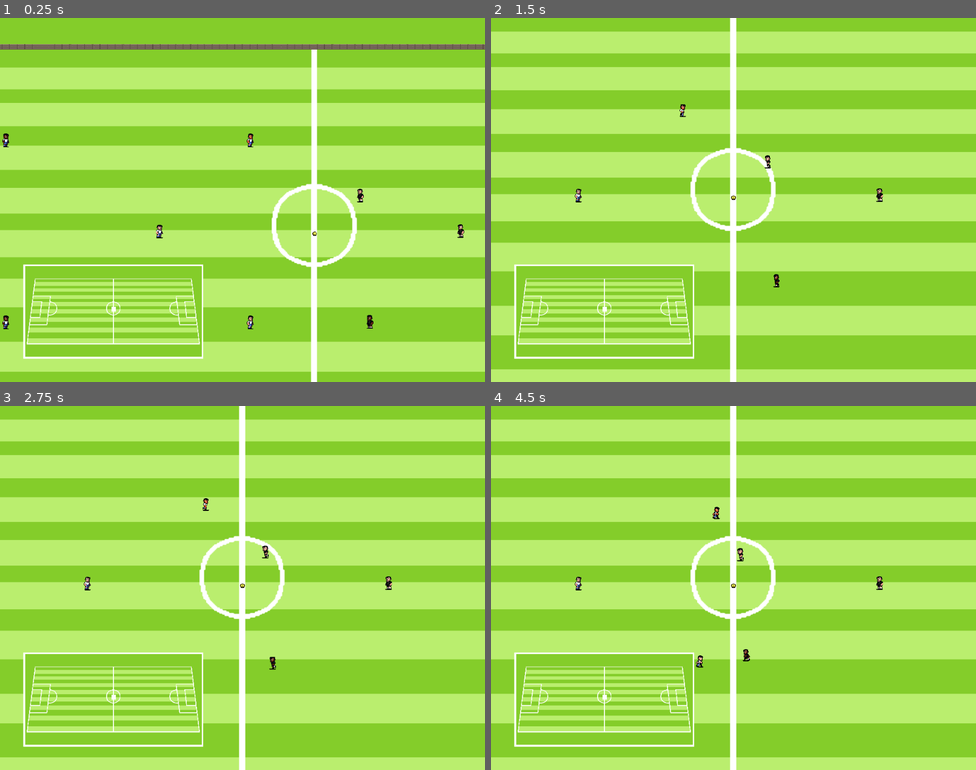
Above: before the commit, frames 1-4 (two rows, left to right).
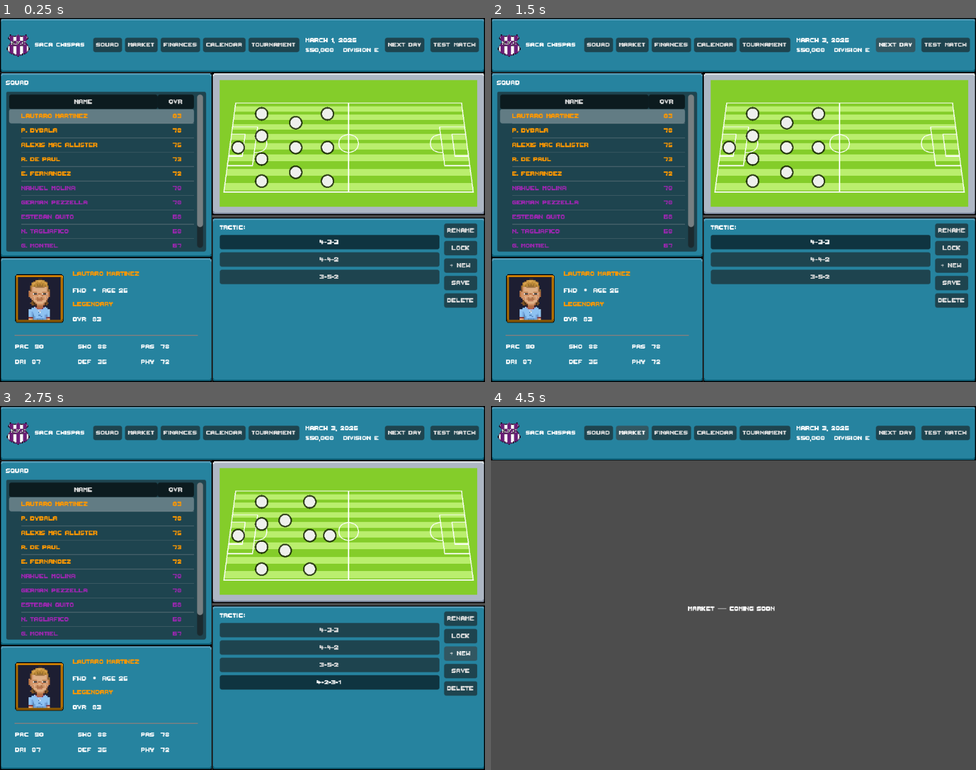
Above: after the commit, the same moments.

Repository: redwarewolf/fafa-simulator
Game: Godot game, scene res://scenes/hub/hub.tscn
Two runs of this game, one before a commit and one after it. Both use one fixed random seed, a clock stepped at 60 frames per second and the inputs below. Before the commit the project starts from res://scenes/world/world.tscn.
Inputs (mouse positions are in pixels of both pictures, inside the frame that each line leads up to):
- Up to frame 1 (0.25 s): no input
- Up to frame 2 (1.5 s): click (893, 43) at 0.5 s, where only the run after the commit has a clickable "Next Day"; click (893, 43) at 1.25 s, where only the run after the commit has a clickable "Next Day"
- Up to frame 3 (2.75 s): click (460, 653) at 2 s, where only the run after the commit has a clickable "+ New"
- Up to frame 4 (4.5 s): click (951, 653) at 2.75 s, where only the run after the commit has a clickable "+ New"; click (597, 431) at 3.5 s, where only the run after the commit has a clickable "Squad"; click (631, 431) at 4.25 s, where only the run after the commit has a clickable "Market"

The runs differ from the first frame. In frame 1, 93% of the frame differs, in the area x 0-100%, y 0-100%; in frame 2, 93%; in frame 3, 93%; in frame 4, 100%.
Error before the commit: Invalid access to property or key 'global_position' on a base object of type 'null instance'. (res://scenes/world/actors_container.gd:85)

Commit message:
Made Hub the main scene

Diff:
--- a/project.godot
+++ b/project.godot
@@ -15,7 +15,7 @@
 [application]
 
 config/name="FAFA Simulator"
-run/main_scene="uid://bexoq36m2g176"
+run/main_scene="uid://cf6eg8fl5cb8v"
 config/features=PackedStringArray("4.6", "Forward Plus")
 config/icon="res://icon.svg"
 
